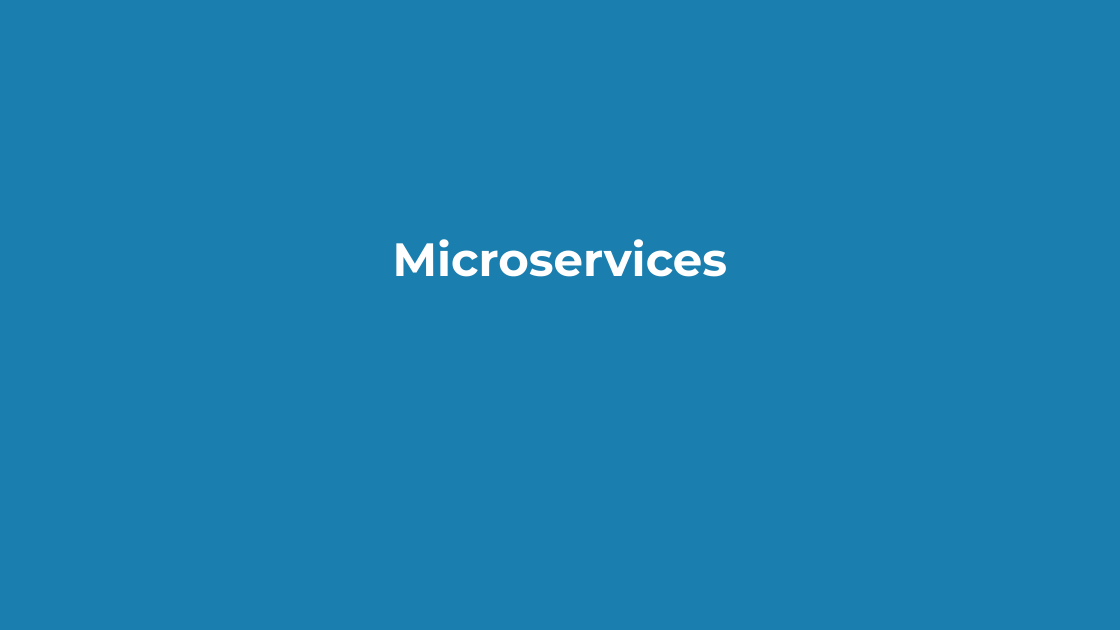
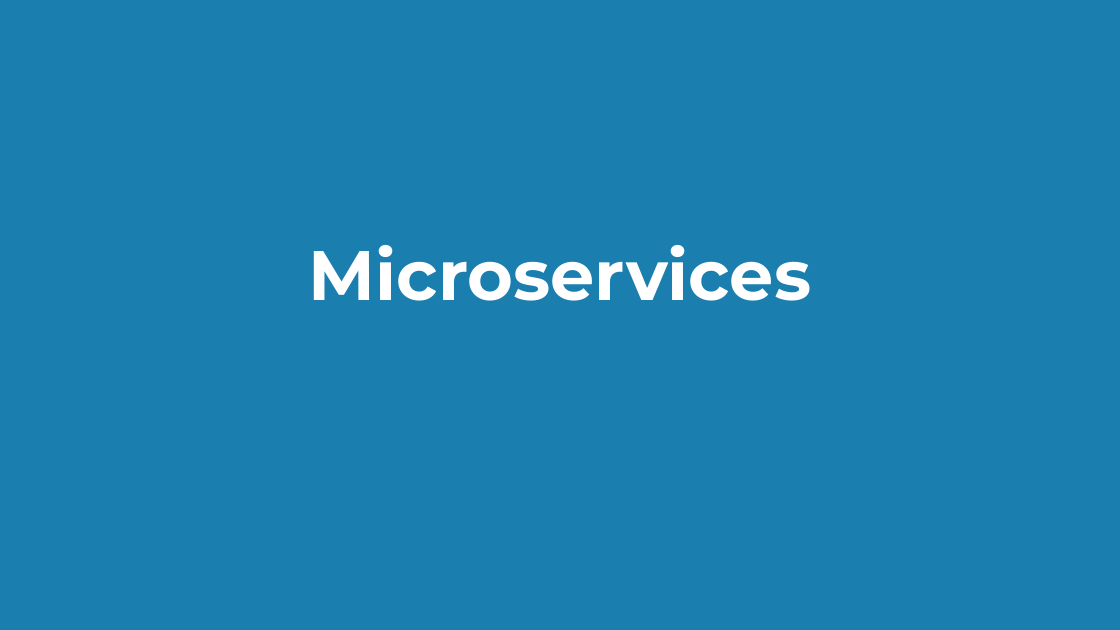
Before and after one commit to alainkhouryy/Project-integration, a slide deck: slide 5 of presentation/Final-Pres.pptx. Drawn at 1120x630 pixels with LibreOffice and Linux fonts; fonts in the diff are those of the drawing. Boxes give left, top, right and bottom in pixels: in the first picture for what was removed or moved away, otherwise in the second. Text is boxed around its words. In the diff, an @@ line names an element or a change of style, - is before the commit and + after.

```diff
--- a/presentation/Final-Pres.pptx
+++ b/presentation/Final-Pres.pptx
@@ text "Microservices": place and size @@
-text "Microservices" at <box>393,239,727,277</box>
+text "Microservices" at <box>309,245,811,301</box>
@@ text "Microservices" at <box>309,245,811,301</box>: size 40 to 60 pt @@
```
Also in this commit, not shown: 21 other slides changed, 3 slides added.
